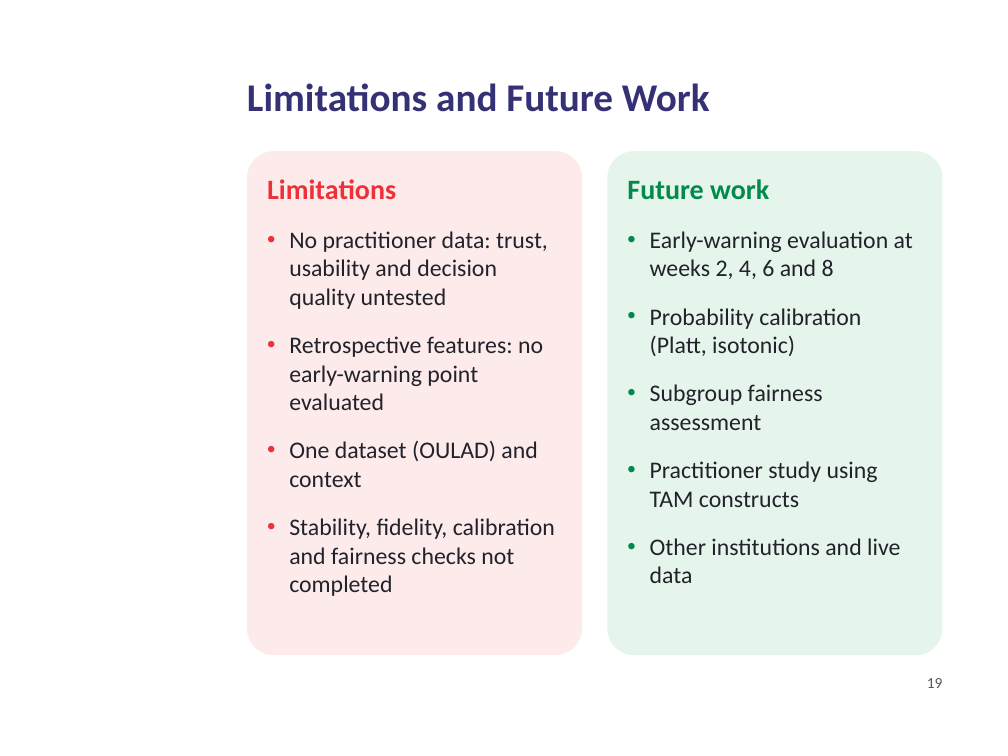
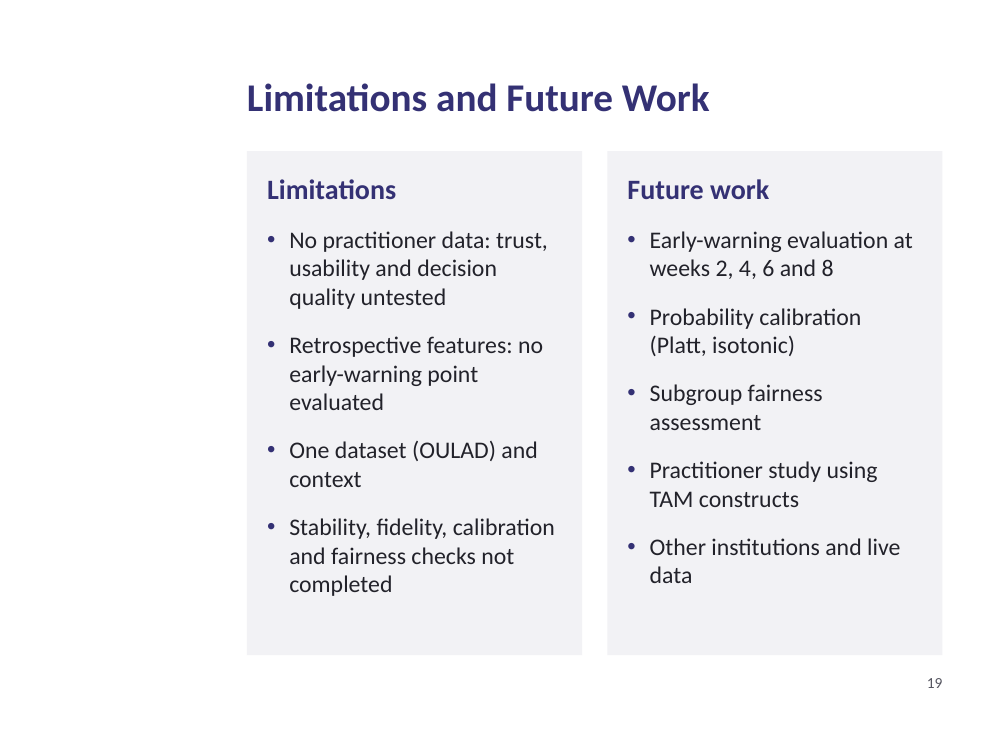
Before and after one commit to daniel-larry/python-run-result, a slide deck: slide 19 of Internal_Defense_Presentation.pptx. Drawn at 1008x756 pixels with LibreOffice and Linux fonts; fonts in the diff are those of the drawing; background and template pictures are left out. Boxes give left, top, right and bottom in pixels: in the first picture for what was removed or moved away, otherwise in the second. Text is boxed around its words. In the diff, an @@ line names an element or a change of style, - is before the commit and + after.

Commit message:
Defense deck: formal navy-only styling

```diff
--- a/Internal_Defense_Presentation.pptx
+++ b/Internal_Defense_Presentation.pptx
@@ rectangle at box(247, 151, 582, 655): rounded rectangle to rectangle; fill #FDEBEC to #F2F2F5 @@
@@ text "Limitations" at box(267, 179, 555, 596): text colour #EE3138 to #343174 in "Limitations"; bullet colour #EE3138 to #343174 @@
@@ rectangle at box(608, 151, 942, 655): rounded rectangle to rectangle; fill #E6F5EC to #F2F2F5 @@
@@ text "Future work" at box(627, 179, 913, 583): text colour #018A4B to #343174 in "Future work"; bullet colour #018A4B to #343174 @@
```
Also in this commit, not shown: 18 other slides changed.
